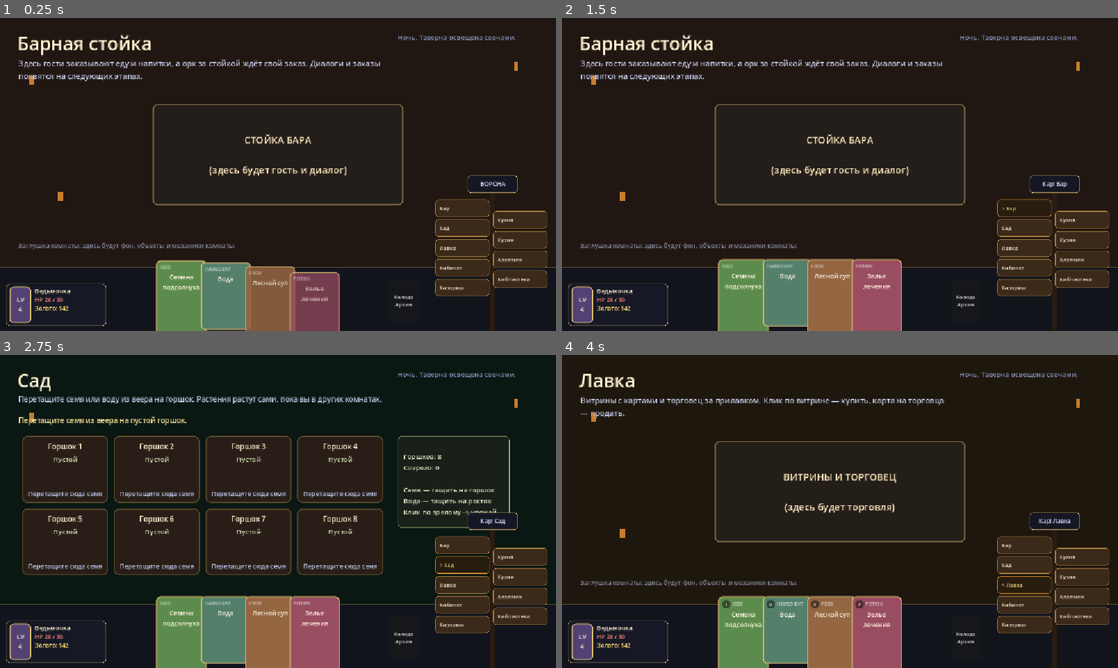
Above: before the commit, frames 1-4 (two rows, left to right).
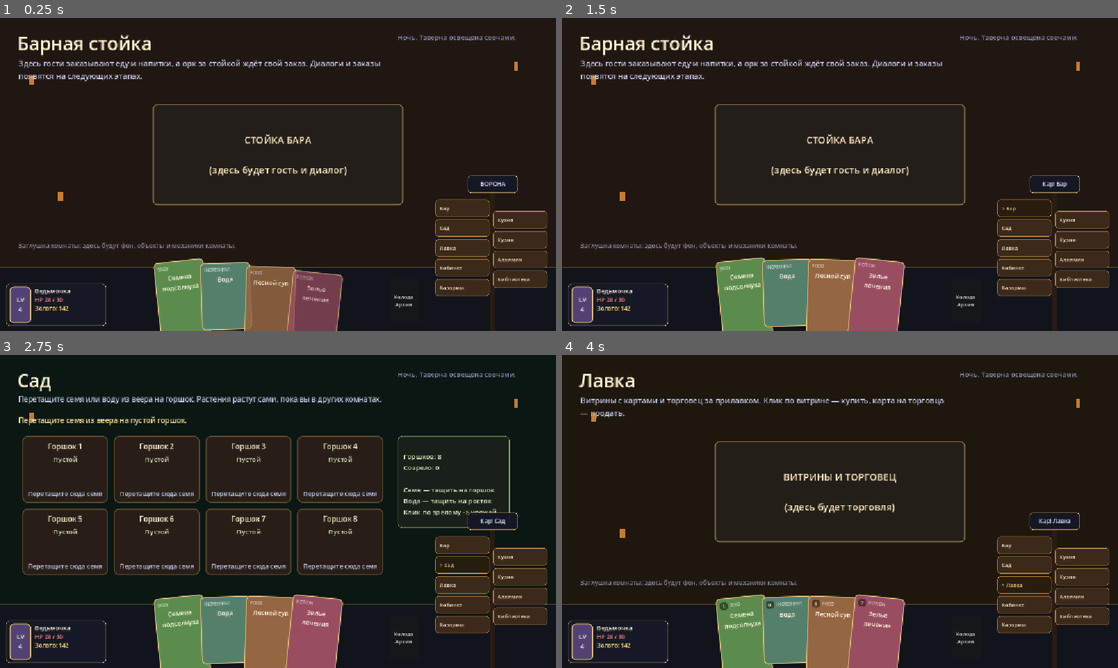
Above: after the commit, the same moments.

Repository: rust1722/eccg
Game: Godot game, scene res://scenes/main.tscn
Same seed, same stepped clock (60 frames per second), same inputs: the game is played once before the commit and once after it.
Inputs:
- Up to frame 1 (0.25 s): no input
- Up to frame 2 (1.5 s): click "Колода Архив" at 0.5 s; click "Закрыть" at 1.25 s
- Up to frame 3 (2.75 s): click "Сад" at 2 s
- Up to frame 4 (4 s): click "Бар" at 2.75 s; click "Лавка" at 3.5 s

The runs differ from the first frame. In frame 1, 1.1% of the frame differs, in the area x 27-62%, y 76-100%; in frame 2, 1.2%; in frame 3, 1.2%; in frame 4, 1.3%.

Commit message:
Restore fan tilt, force card sizes, add fan-size debug output
Author's measurement (and ours): all card tops are on one line
but some bottoms are higher - cards really render at different
heights even though code sets 104x136 everywhere, so the tilt
was not the cause. Bring the fan tilt back (4 deg/step, no
downward arc). Force every fan card's size on every layout
path (custom_minimum_size + size + scale=1) and print real
sizes to Output as '[HandUI] fan (...): Title (104, 136), ...'
so any remaining offender is visible by name.

Co-authored-by: arena-agent <297053741+arena-agent@users.noreply.github.com>

Diff:
--- a/scripts/ui/HandUI.gd
+++ b/scripts/ui/HandUI.gd
@@ -87,12 +87,14 @@
 		var view := _views[i]
 		add_child(view)
 		var view_size: Vector2 = view.get_meta("fan_size", CARD_SIZE)
+		_force_card_size(view)
 		view.size = view_size
 		view.pivot_offset = view_size * 0.5
 		view.position = _layout_target(i, count, view_size)
 		view.rotation_degrees = _layout_rotation(i, count)
 		view.modulate.a = 1.0
 		view.mouse_filter = Control.MOUSE_FILTER_STOP
+	_debug_print_fan_sizes("refresh")
 
 
 func _make_card_view(card: CardData) -> CardView:
@@ -136,22 +138,41 @@
 	if total > 1:
 		var usable_width := minf(FAN_WIDTH, size.x - 16.0)
 		spacing = minf(spacing, (usable_width - CARD_SIZE.x) / float(total - 1))
-	# Все карты стоят на ОДНОЙ высоте и БЕЗ наклона. Наклон веером
-	# пробовали дважды, и оба раза часть карт выглядела короткой:
-	# повёрнутая карта углами торчит выше и ниже соседних, поэтому
-	# прямые карты рядом (или у края экрана) кажутся обрезанными,
-	# хотя размер у всех один — 104x136. Веер теперь — просто
-	# аккуратный ряд с перекрытием, все карты пиксель в пиксель
-	# одной высоты.
+	# Все карты стоят на ОДНОЙ высоте. Веерность даёт лёгкий
+	# поворот карт вокруг центра (см. _layout_rotation), без спуска
+	# «дугой»: от спуска низ боковых карт уезжал за край экрана.
 	return Vector2(
 		(size.x - view_size.x) * 0.5 + offset_from_center * spacing,
 		SETTLED_Y
 	)
 
 
-func _layout_rotation(_index: int, _total: int) -> float:
-	# Наклона нет специально, см. комментарий выше.
-	return 0.0
+func _layout_rotation(index: int, total: int) -> float:
+	var offset_from_center := float(index) - float(total - 1) * 0.5
+	return offset_from_center * 4.0
+
+
+## Жёстко зафиксировать размер карты веера. У всех карт он один —
+## 104x136; если какой-то путь создания карты умудрился его сбить,
+## эта функция вернёт размер на место.
+func _force_card_size(view: Control) -> void:
+	if view is CardView:
+		view.custom_minimum_size = CARD_SIZE
+		view.size = CARD_SIZE
+		view.scale = Vector2.ONE
+
+
+## Отладочная строка в Output: реальные размеры карт веера после
+## раскладки. Если карты снова разной высоты — по этой строке
+## будет видно, какие именно и насколько.
+func _debug_print_fan_sizes(context: String) -> void:
+	var parts: PackedStringArray = []
+	for view in _views:
+		if view is CardView:
+			var card_view := view as CardView
+			parts.append("%s %s" % [card_view.card_data.title, str(card_view.size)])
+	if not parts.is_empty():
+		print("[HandUI] fan (%s): %s" % [context, ", ".join(parts)])
 
 
 func _global_to_local(global_point: Vector2) -> Vector2:
@@ -176,6 +197,7 @@
 		var view := _views[i]
 		add_child(view)
 		var view_size: Vector2 = view.get_meta("fan_size", CARD_SIZE)
+		_force_card_size(view)
 		view.size = view_size
 		view.pivot_offset = view_size * 0.5
 		view.position = _layout_target(i, count, view_size) + Vector2(0, HIDDEN_OFFSET_Y)
@@ -198,6 +220,7 @@
 	for view in _views:
 		view.mouse_filter = Control.MOUSE_FILTER_STOP
 	_animating = false
+	_debug_print_fan_sizes("show")
 
 
 ## Карта из Архива "прилетает" в веер: появляется в точке панели
@@ -218,6 +241,7 @@
 	var new_view := _make_card_view(card)
 	add_child(new_view)
 	_views.append(new_view)
+	_force_card_size(new_view)
 	new_view.size = CARD_SIZE
 	new_view.pivot_offset = CARD_SIZE * 0.5
 	new_view.position = _global_to_local(source_global_position)
Not shown, changed: docs/STAGE_5.md
